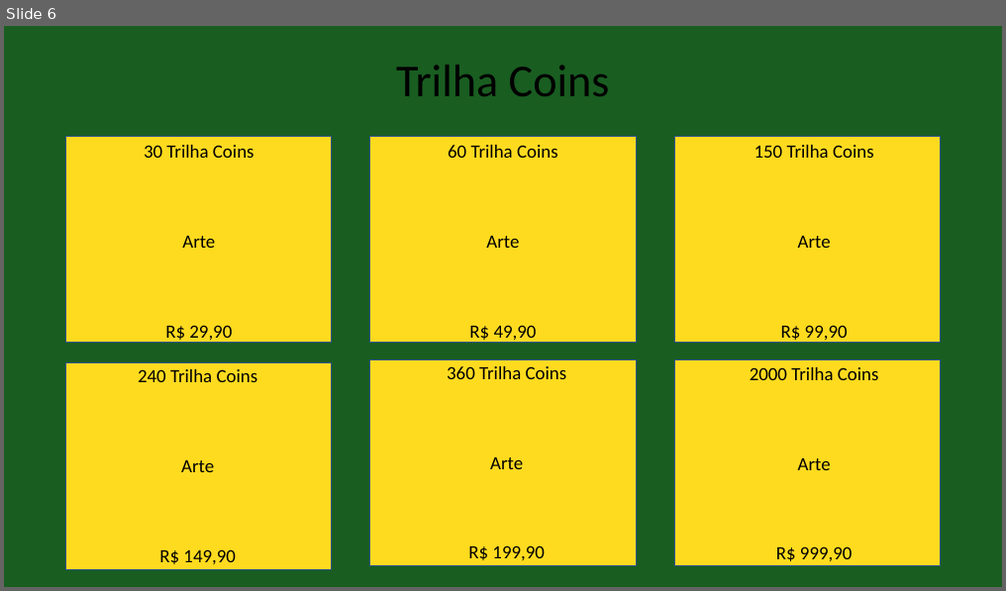
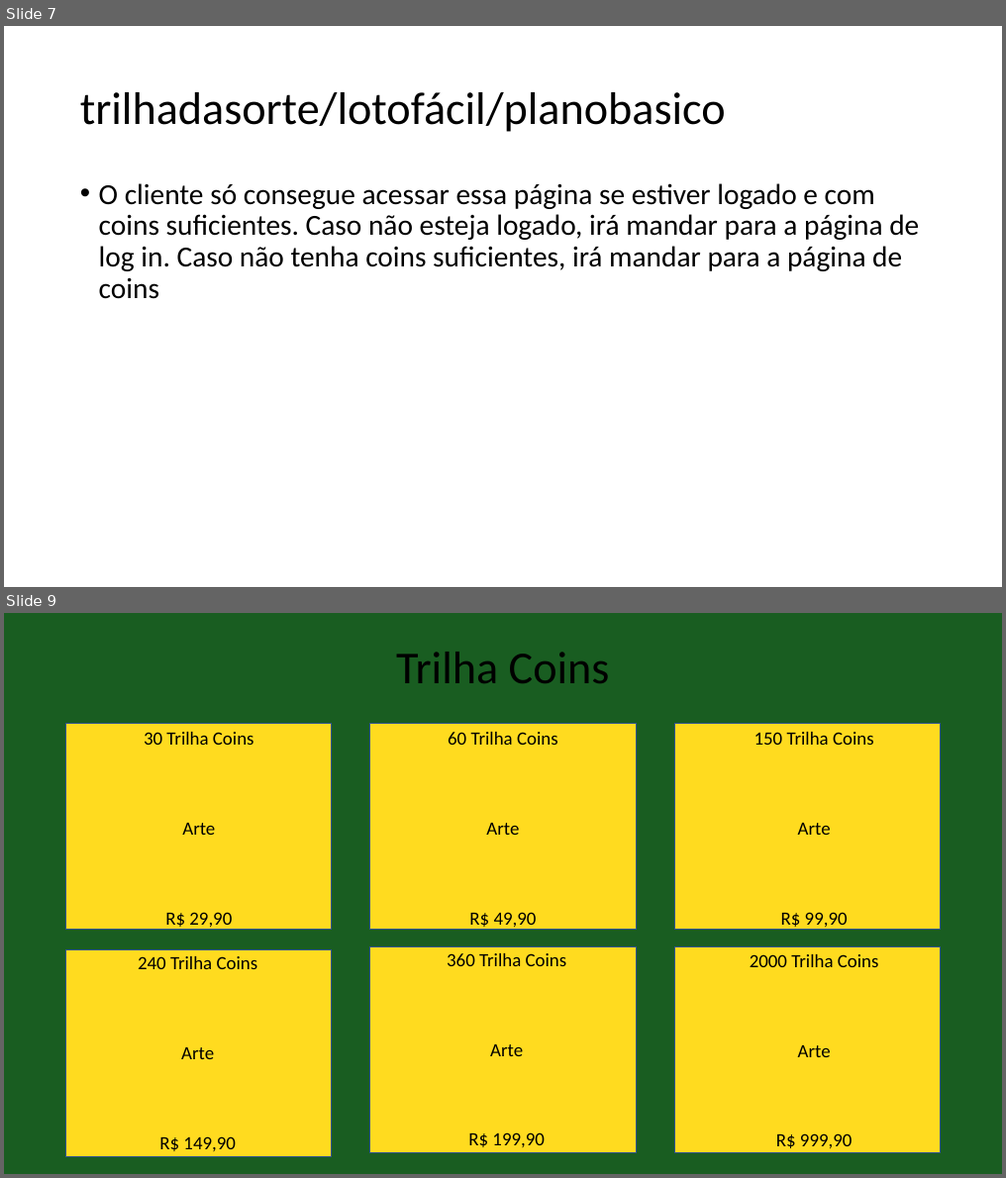
Before and after one commit to evertonsil/trilhadasorte, a slide deck: Trilha da sorte.pptx. Shown one above the other, each under a label of ours: slide 6 before the commit, slides 7 and 9 after it; the slides between them are not shown. The pictures are 1006x591 and 1006x1178 pixels, drawn with LibreOffice and Linux fonts; fonts in the diff are those of the drawing. Boxes give left, top, right and bottom in pixels: in the first picture for what was removed or moved away, otherwise in the second. Text is boxed around its words. In the diff, an @@ line names an element or a change of style, - is before the commit and + after.

```diff
--- a/Trilha da sorte.pptx
+++ b/Trilha da sorte.pptx
@@ slide 7 added at [4,26,1002,587], background #FFFFFF @@
@@ title added at [80,92,726,132], 44 pt, text #000000 @@
+trilhadasorte/lotofácil/planobasico
@@ text added at [99,183,919,299], 28 pt, text #000000 @@
+• O cliente só consegue acessar essa página se estiver logado e com coins suficientes. Caso não esteja logado, irá mandar para a página de log in. Caso não tenha coins suficientes, irá mandar para a página de coins
@@ what was slide 6 is now slide 9 @@
```
Also in this commit, not shown: 4 slides changed, 3 other slides added, 1 slide removed, 8 other files.
